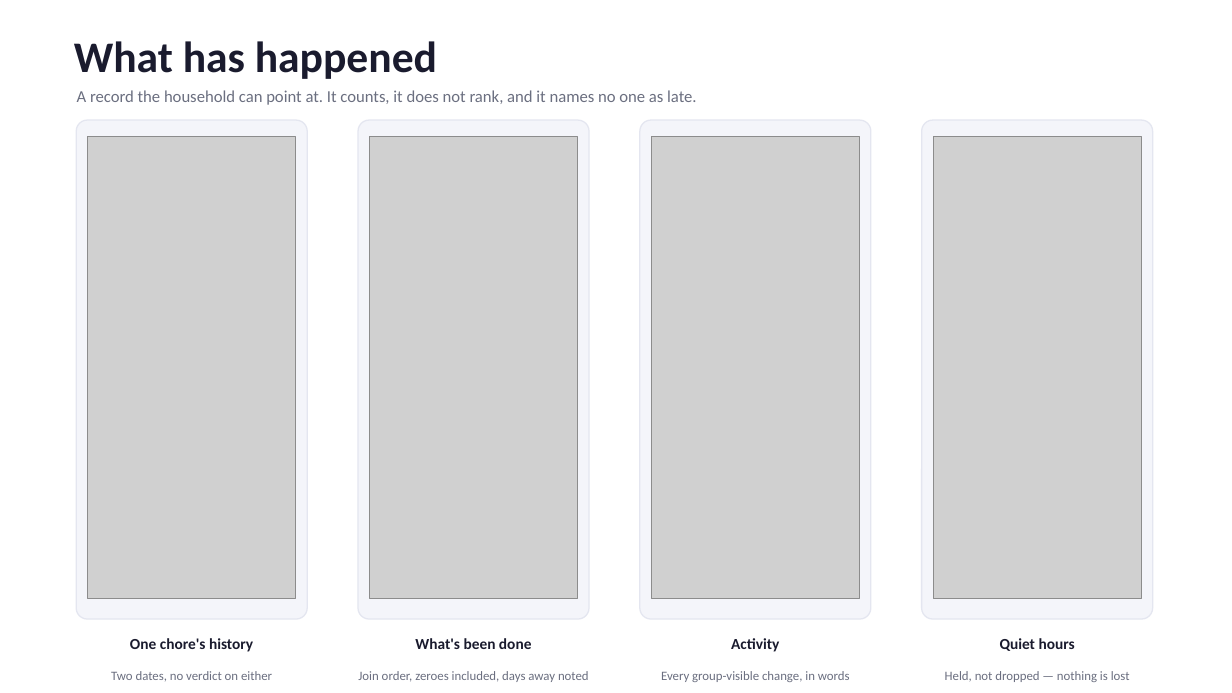
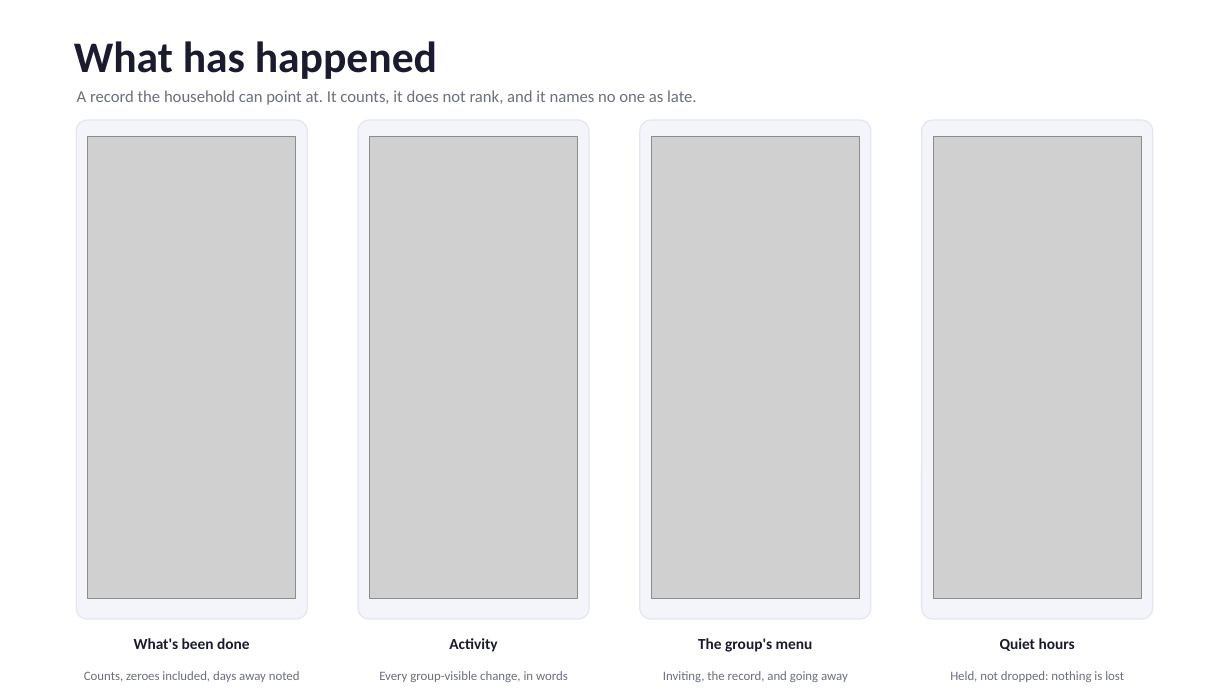
Before and after one commit to babakch76/taskflow, a slide deck: slide 7 of TaskFlow_Screens.pptx (slide 5 before the commit). Drawn at 1232x693 pixels with LibreOffice and Linux fonts; fonts in the diff are those of the drawing; grey boxes stand for pictures. Boxes give left, top, right and bottom in pixels: in the first picture for what was removed or moved away, otherwise in the second. Text is boxed around its words. In the diff, an @@ line names an element or a change of style, - is before the commit and + after.

```diff
--- a/TaskFlow_Screens.pptx
+++ b/TaskFlow_Screens.pptx
@@ text at box(134, 638, 250, 649): text changed @@
-One chore's history
+What's been done
@@ text at box(449, 638, 497, 652): text changed @@
-What's been done
+Activity
@@ text at box(698, 638, 813, 652): text changed @@
-Activity
+The group's menu
@@ text at box(84, 671, 300, 682): text changed @@
-Two dates, no verdict on either
+Counts, zeroes included, days away noted
@@ text at box(379, 671, 568, 682): text changed @@
-Join order, zeroes included, days away noted
+Every group-visible change, in words
@@ text at box(663, 671, 848, 682): text changed @@
-Every group-visible change, in words
+Inviting, the record, and going away
@@ text at box(950, 671, 1124, 682): text changed @@
-Held, not dropped — nothing is lost
+Held, not dropped: nothing is lost
```
Also in this commit, not shown: 4 other slides changed, 4 slides added, 34 other files.
